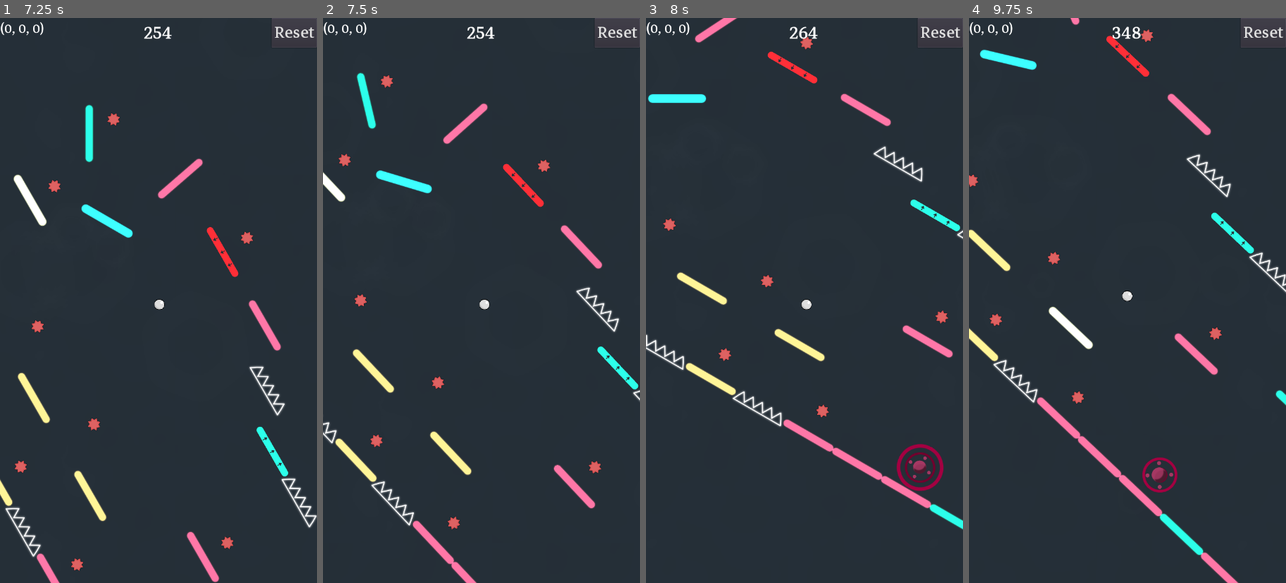
Above: before the commit, frames 1-4 (left to right).
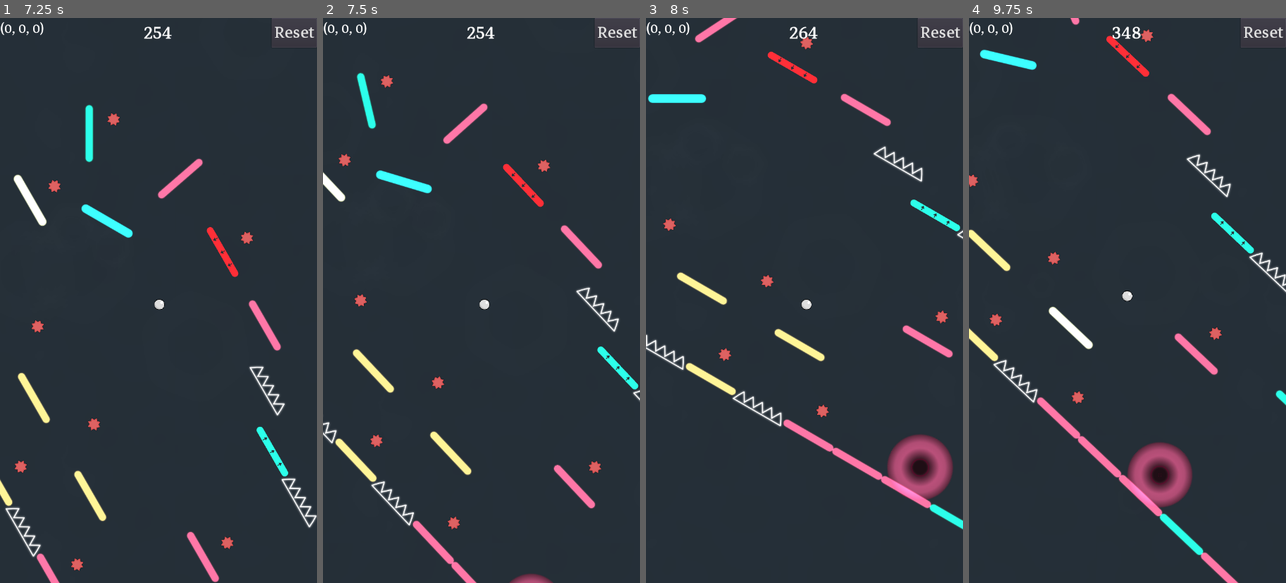
Above: after the commit, the same moments.

Repository: dolorismachina/Pivot
Game: Godot game, scene res://Scenes/Main/Main.tscn
Two runs of this game, one before a commit and one after it. Both use one fixed random seed, a clock stepped at 60 frames per second and the inputs below. The engine's default icon, where the game draws it, is replaced by a stand-in: a white triangle on a blue panel in a dark square.
Inputs (mouse positions are in pixels of both pictures, inside the frame that each line leads up to):
- Up to frame 1 (7.25 s): move the mouse to (228, 272) at 0.52 s; hold Right (ui_right) 0.53-1.28 s; hold Space (space) 0.53-1.28 s; click (228, 272) at 0.67 s; move the mouse to (95, 328) at 1.27 s; hold Left (ui_left) 1.28-2.03 s; tap Space (space) every 1.5 s from 1.35 to 5.85 s; move the mouse to (190, 176) at 2.02 s; hold Space (space) 2.03-2.78 s; hold Right (ui_right) 2.03-3.53 s; move the mouse to (142, 413) at 2.77 s; click (142, 413) at 2.92 s; move the mouse to (253, 385) at 3.52 s; hold Space (space) 3.53-4.28 s; hold Left (ui_left) 3.53-5.78 s; move the mouse to (63, 215) at 4.27 s; move the mouse to (174, 300) at 5.02 s; hold Space (space) 5.03-5.78 s; click (174, 300) at 5.17 s; move the mouse to (110, 159) at 5.77 s; hold Right (ui_right) from 5.78 s (still down); move the mouse to (228, 272) at 6.52 s; hold Space (space) from 6.53 s (still down)
- Up to frame 2 (7.5 s): keep holding Right (ui_right); move the mouse to (418, 328) at 7.27 s; release Space (space) at 7.28 s; tap Space (space) at 7.35 s; click (418, 328) at 7.42 s
- Up to frame 3 (8 s): keep holding Right (ui_right)
- Up to frame 4 (9.75 s): move the mouse to (1159, 176) at 8.02 s; release Right (ui_right) at 8.03 s; hold Space (space) 8.03-8.78 s; hold Left (ui_left) 8.03-9.53 s; move the mouse to (1111, 413) at 8.77 s; tap Space (space) at 8.85 s; move the mouse to (1222, 385) at 9.52 s; hold Right (ui_right) from 9.53 s (still down); hold Space (space) from 9.53 s (still down); click (1222, 385) at 9.67 s

Frame 1 is identical in both runs. In frame 2, 0.2% of the frame differs, in the area x 58-73%, y 98-100%; in frame 3, 1.8%, in the area x 76-97%, y 73-86%; in frame 4, 1.8%.
Error in both runs: Invalid get index 'modulate' (on base: 'Tween'). (res://Scenes/Blocks/Block/Block.gd:52)

Commit message:
Update animation

Diff:
--- a/Scenes/End/End.tscn
+++ b/Scenes/End/End.tscn
@@ -1,8 +1,8 @@
 [gd_scene load_steps=6 format=2]
 
-[ext_resource path="res://Scenes/End/Inner.png" type="Texture" id=1]
-[ext_resource path="res://Scenes/End/Outer.png" type="Texture" id=2]
-[ext_resource path="res://Scenes/End/Core.png" type="Texture" id=3]
+[ext_resource path="res://Scenes/End/Core.png" type="Texture" id=1]
+[ext_resource path="res://Scenes/End/Inner.png" type="Texture" id=2]
+[ext_resource path="res://Scenes/End/Outer.png" type="Texture" id=3]
 
 [sub_resource type="CircleShape2D" id=1]
 radius = 50.0
@@ -19,8 +19,8 @@
 tracks/0/imported = false
 tracks/0/enabled = true
 tracks/0/keys = {
-"times": PoolRealArray( 0.5, 1.5 ),
-"transitions": PoolRealArray( 1, 1 ),
+"times": PoolRealArray( 0.5, 2 ),
+"transitions": PoolRealArray( -2, -2 ),
 "update": 0,
 "values": [ Vector2( 1, 1 ), Vector2( 0, 0 ) ]
 }
@@ -31,8 +31,8 @@
 tracks/1/imported = false
 tracks/1/enabled = true
 tracks/1/keys = {
-"times": PoolRealArray( 0, 1 ),
-"transitions": PoolRealArray( 2.73208, 1 ),
+"times": PoolRealArray( 0.5, 2 ),
+"transitions": PoolRealArray( -2, -2 ),
 "update": 0,
 "values": [ Vector2( 1, 1 ), Vector2( 0, 0 ) ]
 }
@@ -43,7 +43,7 @@
 tracks/2/imported = false
 tracks/2/enabled = false
 tracks/2/keys = {
-"times": PoolRealArray( 0, 1.9 ),
+"times": PoolRealArray( 0, 1 ),
 "transitions": PoolRealArray( 1, 1 ),
 "update": 0,
 "values": [ Color( 0.988235, 0.490196, 0.686275, 1 ), Color( 0.431373, 0.00784314, 0.176471, 1 ) ]
@@ -53,7 +53,7 @@
 tracks/3/interp = 1
 tracks/3/loop_wrap = true
 tracks/3/imported = false
-tracks/3/enabled = true
+tracks/3/enabled = false
 tracks/3/keys = {
 "times": PoolRealArray( 0, 2 ),
 "transitions": PoolRealArray( 1, 1 ),
@@ -67,10 +67,22 @@
 tracks/4/imported = false
 tracks/4/enabled = true
 tracks/4/keys = {
-"times": PoolRealArray( 0.5, 2 ),
-"transitions": PoolRealArray( 1, 1 ),
+"times": PoolRealArray( 0, 1 ),
+"transitions": PoolRealArray( 1, -2 ),
 "update": 0,
-"values": [ Vector2( 0.7, 0.7 ), Vector2( 0.4, 0.4 ) ]
+"values": [ Vector2( 2, 2 ), Vector2( 1.8, 1.8 ) ]
+}
+tracks/5/type = "value"
+tracks/5/path = NodePath("Outer2:scale")
+tracks/5/interp = 1
+tracks/5/loop_wrap = true
+tracks/5/imported = false
+tracks/5/enabled = true
+tracks/5/keys = {
+"times": PoolRealArray( 0, 2 ),
+"transitions": PoolRealArray( 0.5, 1 ),
+"update": 0,
+"values": [ Vector2( 1.1, 1.1 ), Vector2( 0.3, 0.3 ) ]
 }
 
 [node name="End" type="Area2D"]
@@ -79,20 +91,24 @@
 visible = false
 shape = SubResource( 1 )
 
-[node name="Inner" type="Sprite" parent="."]
-modulate = Color( 0.643137, 0, 0.254902, 1 )
-scale = Vector2( 0.259552, 0.259552 )
+[node name="Core" type="Sprite" parent="."]
+modulate = Color( 0.849075, 0.369656, 0.558875, 1 )
+scale = Vector2( 1.83513, 1.83513 )
 texture = ExtResource( 1 )
 
-[node name="Outer" type="Sprite" parent="."]
-modulate = Color( 0.443137, 0, 0.176471, 1 )
-scale = Vector2( 0.604157, 0.604157 )
+[node name="Inner" type="Sprite" parent="."]
+modulate = Color( 0.443137, 0, 0.176471, 0.419608 )
+scale = Vector2( 0.906491, 0.906491 )
 texture = ExtResource( 2 )
 
-[node name="Core" type="Sprite" parent="."]
-modulate = Color( 0.694796, 0.23602, 0.417633, 1 )
-rotation = 2.81438
-scale = Vector2( 0.620831, 0.620831 )
+[node name="Outer" type="Sprite" parent="."]
+modulate = Color( 0.443137, 0, 0.176471, 0.419608 )
+scale = Vector2( 0.906491, 0.906491 )
+texture = ExtResource( 3 )
+
+[node name="Outer2" type="Sprite" parent="."]
+modulate = Color( 0.443137, 0, 0.176471, 0.419608 )
+scale = Vector2( 0.576435, 0.576435 )
 texture = ExtResource( 3 )
 
 [node name="AnimationPlayer" type="AnimationPlayer" parent="."]
Binary file changed: Scenes/End/Core.png
Not shown, changed: Assets/SVG/Portal.gvdesign
